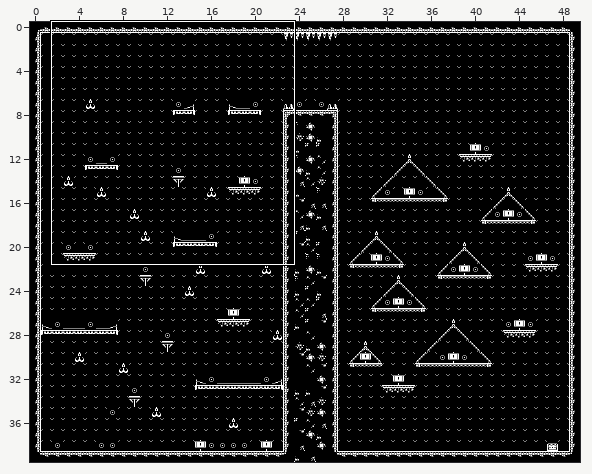
Tiled map -- assets/tilesets/level3.tmx. Above, an overview of the earlier version with the close-up marked.
Close-up. The starting point:
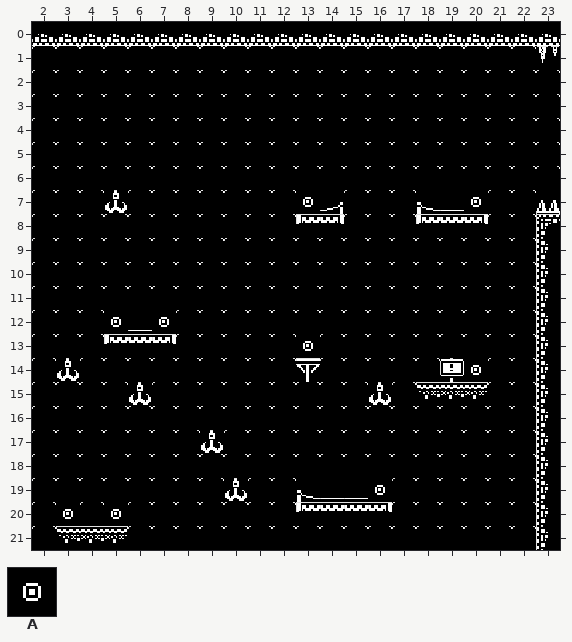
Cells are 16x16 px. Shown: x 2..23, y 0..21. The commit also changed other parts of the map, which this record leaves out.
Key: from "base_black": A 1.
_ is an empty cell.
Layers that did not change in this view are not listed.
Layer "Coins" before, first column x 2:
 0 ______________________
 1 ______________________
 2 ______________________
 3 ______________________
 4 ______________________
 5 ______________________
 6 ______________________
 7 ___________A______A___
 8 ______________________
 9 ______________________
10 ______________________
11 ______________________
12 ___A_A________________
13 ___________A__________
14 __________________A___
15 ______________________
16 ______________________
17 ______________________
18 ______________________
19 ______________A_______
20 _A_A__________________
21 ______________________
Now the later version:
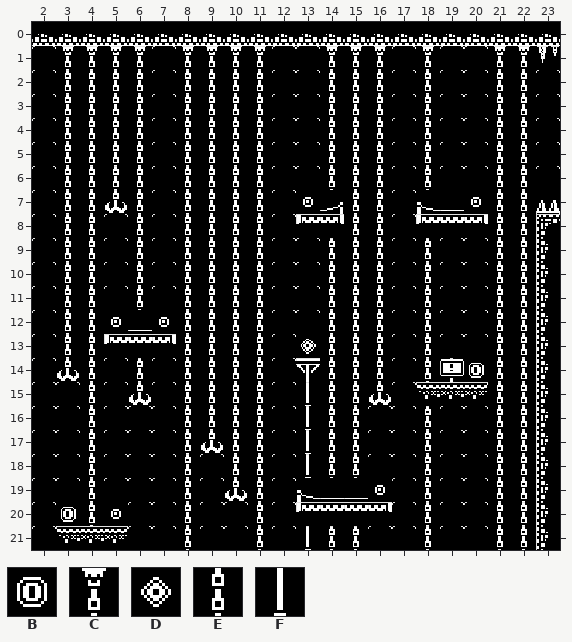
Further tiles: from "base_black": B 2, C 3, D 22, E 23, F 221.
Tiles of an added or newly shown layer are drawn over the layers below it.
The author wrote: diverse coins in level2, level3
From old to new:
Changed rows in their new state; . is an unchanged cell.
Layer "Background" (now shown):
first column x 3:
 1 CCCC.CCCC..CCC.C..CC
 2 EEEE.EEEE..EEE.E..EE
 3 EEEE.EEEE..EEE.E..EE
 4 EEEE.EEEE..EEE.E..EE
 5 EEEE.EEEE..EEE.E..EE
 6 EEEE.EEEE..EEE.E..EE
 7 EE.E.EEEE...EE....EE
 8 EE.E.EEEE...EE....EE
 9 EE.E.EEEE..EEE.E..EE
10 EE.E.EEEE..EEE.E..EE
11 EE.E.EEEE..EEE.E..EE
12 EE...EEEE..EEE.E..EE
13 EE...EEEE..EEE.E..EE
14 .E.E.EEEE..EEE.E..EE
15 .E...EEEE.FEE.....EE
16 .E...EEEE.FEE..E..EE
17 .E...E.EE.FEE..E..EE
18 .E...E.EE.FEE..E..EE
19 .E...E..E......E..EE
20 .E...E..E......E..EE
21 .....E..E.FEE..E..EE
Layer "Coins":
first column x 13:
13 D.......
14 .......B
first column x 3:
20 B
Changed places in both close-ups, as pixel boxes (x1, y1, x2, y2):
changed: (56, 46, 152, 526)
added: (176, 46, 272, 550)
changed: (296, 46, 392, 478)
added: (416, 46, 440, 190)
changed: (469, 46, 536, 550)
added: (416, 238, 440, 382)
added: (416, 406, 440, 550)
added: (296, 526, 368, 550)
